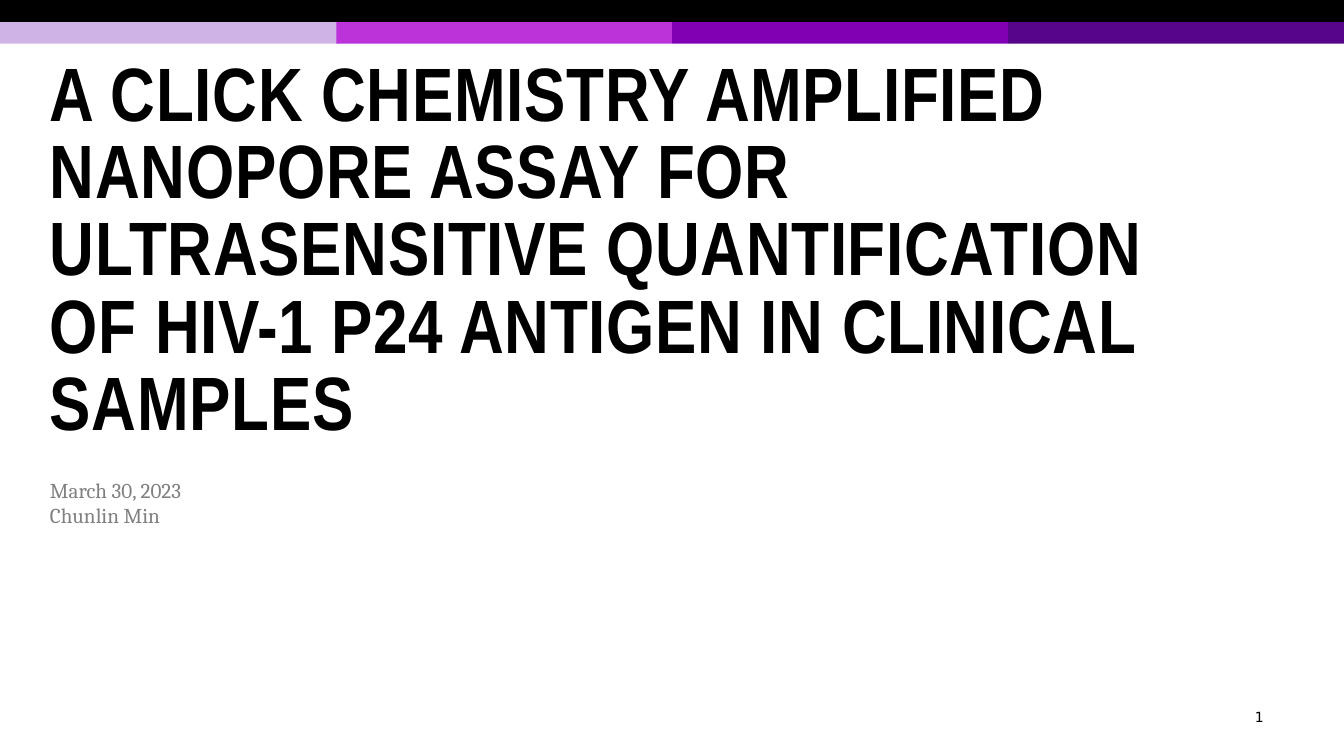
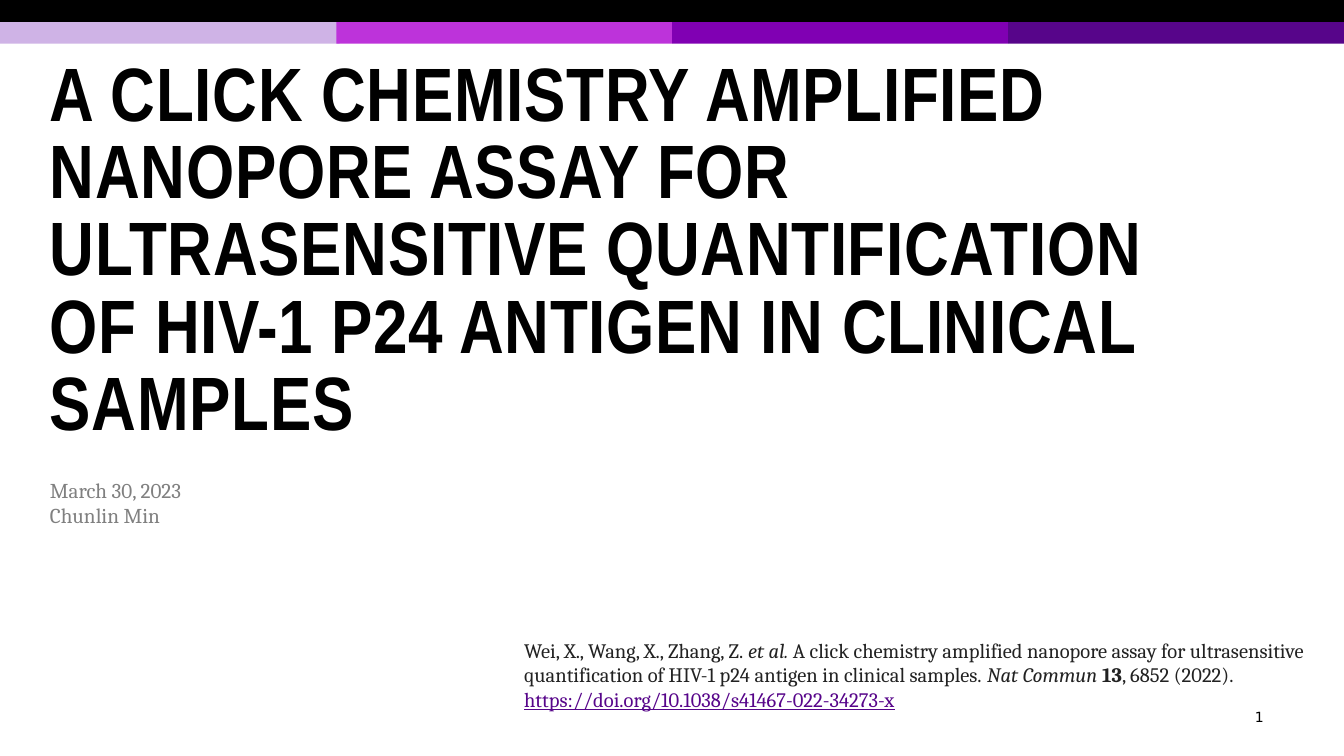
Before and after one commit to tonymin/ECE730, a slide deck: slide 1 of Presentation 2.pptx. Drawn at 1344x756 pixels with LibreOffice and Linux fonts; fonts in the diff are those of the drawing; background and template pictures are left out. Boxes give left, top, right and bottom in pixels: in the first picture for what was removed or moved away, otherwise in the second. Text is boxed around its words. In the diff, an @@ line names an element or a change of style, - is before the commit and + after.

```diff
--- a/Presentation 2.pptx
+++ b/Presentation 2.pptx
@@ text added at <box>524,643,1304,712</box>, 11 pt, text #222222 @@
+Wei, X., Wang, X., Zhang, Z. et al. A click chemistry amplified nanopore assay for ultrasensitive quantification of HIV-1 p24 antigen in clinical samples. Nat Commun 13, 6852 (2022). https://doi.org/10.1038/s41467-022-34273-x
```
Also in this commit, not shown: 2 other slides changed, 2 slides added, 1 slide removed, 1 other file.
